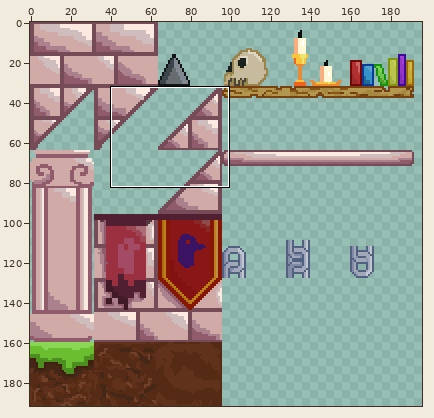
Edited in one commit: sprite sheet (assets/graphics/tilesets/brick_tileset_final.png). The picture above shows the old version from afar; the outline marks the close-up.
Close-up. Before the commit:
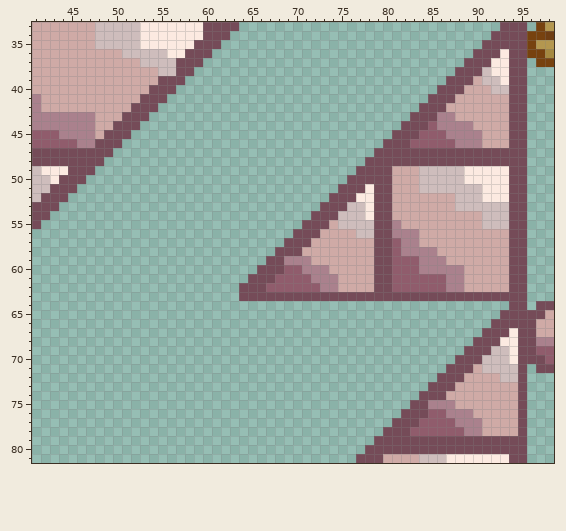
The file is 208x192 pixels. Colours within 5 levels of each other are drawn and written as one. Shown: x 41..98, y 33..81. The wide view leaves out empty margins. The commit also changed other parts of the picture, which this record leaves out.
After:
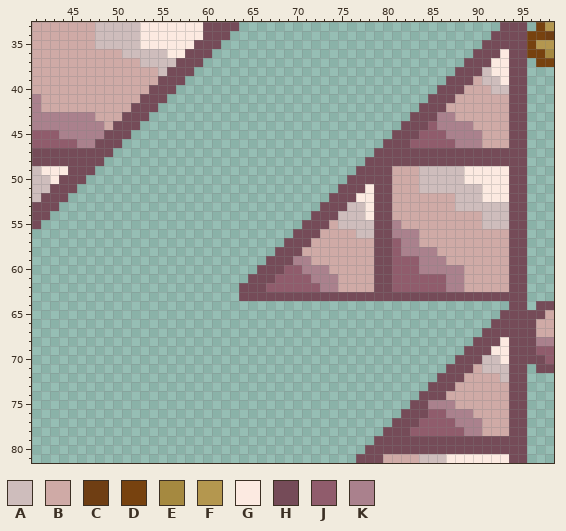
Palette (. is transparent): A #cebdbc  B #cfaaa6  C #6f3e13  D #77420f  E #a58940  F #b4974f  G #fceae1  H #754b58  J #905c6c  K #aa818d
What changed:
y 38: x 56 A -> H
y 44..45: x 48 B -> K
y 59: x 69 K -> H
y 67..68: x 94 G -> H
y 69: x 92..94 AAG -> GGH
y 70: x 93..94 AG -> GH
y 71..72: x 94 A -> H
y 73..78: x 94 B -> H
Pixel boxes of the changes (left, top, right, bottom) in both close-ups:
changed: (167, 67, 176, 76)
changed: (95, 121, 104, 139)
changed: (284, 256, 293, 265)
changed: (491, 328, 518, 436)
